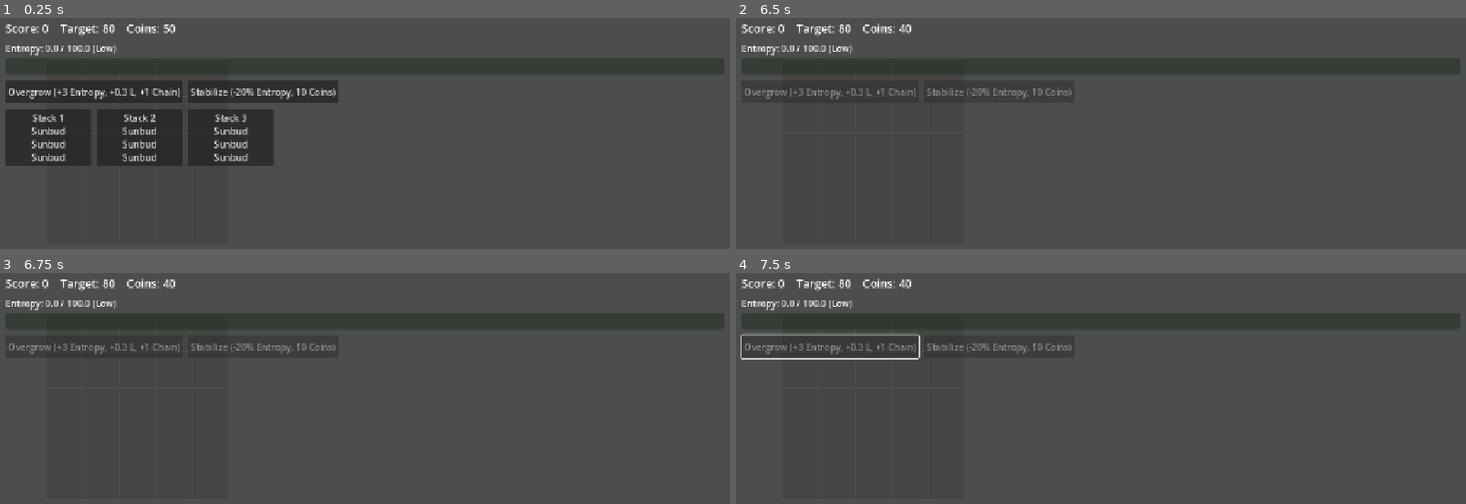
Above: before the commit, frames 1-4 (two rows, left to right).
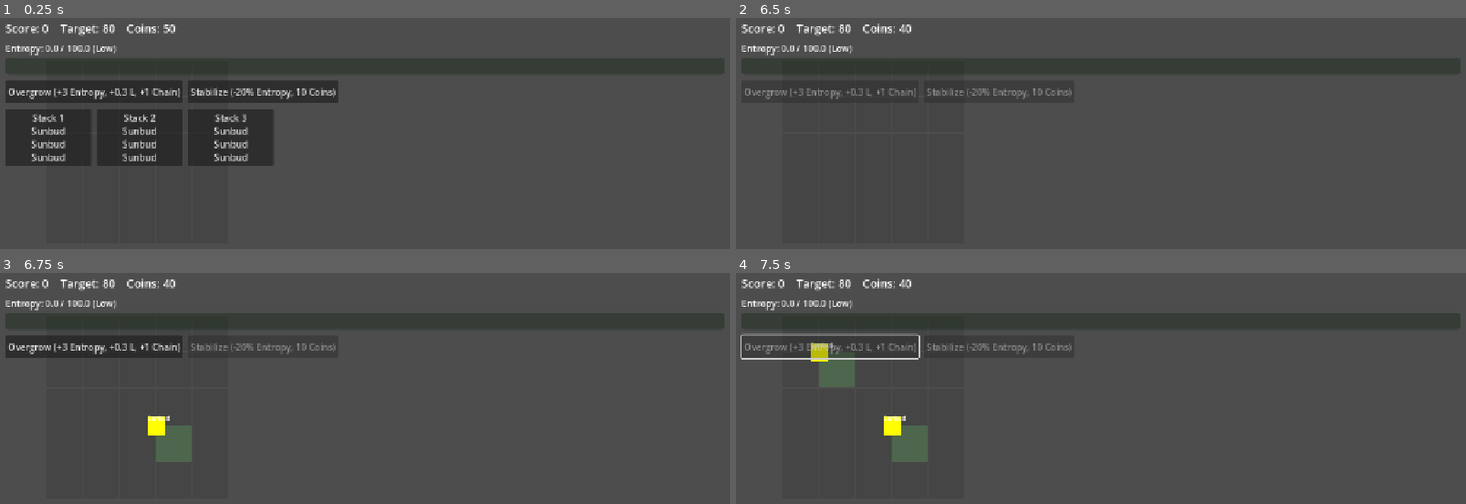
Above: after the commit, the same moments.

Repository: missgun03/garden-of-odds
Game: Godot game, scene res://scenes/Main.tscn
Two runs of this game, one before a commit and one after it. Both use one fixed random seed, a clock stepped at 60 frames per second and the inputs below.
Inputs (mouse positions are in pixels of both pictures, inside the frame that each line leads up to):
- Up to frame 1 (0.25 s): no input
- Up to frame 2 (6.5 s): click "Overgrow (+3 Entropy, +0.3 L,…" at 0.5 s; click "Stabilize (-20% Entropy, 10 C…" at 1.25 s; click "Stack 1 Sunbud Sunbud Sunbud" at 2 s; tap Enter at 2.75, 4.25, 5.75 s; move the mouse to (1261, 198) at 2.77 s; click (1261, 198) at 2.92 s; tap Space at 3.5, 5 s; move the mouse to (955, 239) at 3.52 s; click (955, 239) at 3.67 s; move the mouse to (1174, 128) at 4.27 s; click (1174, 128) at 4.42 s; move the mouse to (outside the picture) at 5.02 s; click (outside the picture) at 5.17 s; move the mouse to (outside the picture) at 5.77 s; click (outside the picture) at 5.92 s
- Up to frame 3 (6.75 s): tap Space at 6.5 s; move the mouse to (146, 413) at 6.52 s; click (146, 413) at 6.67 s
- Up to frame 4 (7.5 s): click (830, 346) at 7.25 s, where only the run after the commit has a clickable "Overgrow (+3 Entropy, +0.3 L,…"

Frames 1-2 are identical in both runs. In frame 3, 1.2% of the frame differs, in the area x 1-27%, y 30-82%; in frame 4, 1.7%, in the area x 10-27%, y 30-82%.
Error before the commit: Invalid assignment of property or key 'tags' with value of type 'Array' on a base object of type 'Node2D (Plant)'. (res://scripts/Main.gd:198)

Commit message:
fix: Resolve GDScript warnings and errors
- Plant.gd: ใช้ _ctx prefix สำหรับ unused parameter
- Board.gd: แก้ integer division เป็น float division
- Board.gd: เปลี่ยน 'show' parameter เป็น 'is_visible' เพื่อไม่ shadow base class
- SeasonManager.gd: ใช้ _is_full_bloom prefix สำหรับ unused parameter
- Main.gd: ใช้ _plant prefix สำหรับ unused parameter
- Main.gd: แก้ tags assignment ให้ใช้ typed array ถูกต้อง

Diff:
--- a/scripts/Board.gd
+++ b/scripts/Board.gd
@@ -35,8 +35,8 @@
 ## แปลง grid position -> world position
 func _grid_to_world(grid_pos: Vector2i) -> Vector2:
 	return Vector2(
-		grid_pos.x * cell_size + cell_size / 2,
-		grid_pos.y * cell_size + cell_size / 2
+		grid_pos.x * cell_size + cell_size / 2.0,
+		grid_pos.y * cell_size + cell_size / 2.0
 	)
 
 ## แปลง world position -> grid position
@@ -139,11 +139,11 @@
 	return neighbors
 
 ## แสดง placeholder (highlight ตำแหน่งที่จะวาง)
-func show_placeholder(pos: Vector2i, show: bool = true) -> void:
+func show_placeholder(pos: Vector2i, is_visible: bool = true) -> void:
 	if not placeholders.has(pos):
 		return
 
-	if show and is_position_empty(pos):
+	if is_visible and is_position_empty(pos):
 		placeholders[pos].color = Color(0.5, 0.8, 0.5, 0.6)  # เขียวสว่าง
 	else:
 		# รีเซ็ตกลับเป็นสีปกติ
--- a/scripts/Main.gd
+++ b/scripts/Main.gd
@@ -148,7 +148,7 @@
 func _on_stabilize_pressed() -> void:
 	print("Main: Stabilize used")
 
-func _on_plant_placed(plant: Plant, pos: Vector2i) -> void:
+func _on_plant_placed(_plant: Plant, pos: Vector2i) -> void:
 	print("Main: Plant placed at %s" % pos)
 	season_manager.place_plant_in_hand()
 
@@ -195,7 +195,9 @@
 	plant.l_min = 1.0
 	plant.l_max = 2.2
 	plant.entropy_on_event = 0.3
-	plant.tags = ["light", "buff", "engine"]
+	# สร้าง typed array สำหรับ tags
+	var plant_tags: Array[String] = ["light", "buff", "engine"]
+	plant.tags = plant_tags
 
 	# วางพืช
 	board.place_plant(plant, grid_pos)
--- a/scripts/Plant.gd
+++ b/scripts/Plant.gd
@@ -57,7 +57,7 @@
 
 ## คำนวณ L จาก context (override ในแต่ละพืชเพื่อใส่ logic เฉพาะ)
 ## ctx = {neighbors: Array[Plant], board_state: Dictionary, ...}
-func calculate_L(ctx: Dictionary) -> float:
+func calculate_L(_ctx: Dictionary) -> float:
 	# Base implementation: คืน l_min (override ในแต่ละพืชเพื่อใส่ logic)
 	return l_min
 
--- a/scripts/SeasonManager.gd
+++ b/scripts/SeasonManager.gd
@@ -143,7 +143,7 @@
 	_resolve_bloom(true)
 
 ## Resolve bloom: trigger plants และคำนวณคะแนน
-func _resolve_bloom(is_full_bloom: bool) -> void:
+func _resolve_bloom(_is_full_bloom: bool) -> void:
 	if not board or not resolver:
 		push_error("Board or Resolver not set")
 		return
